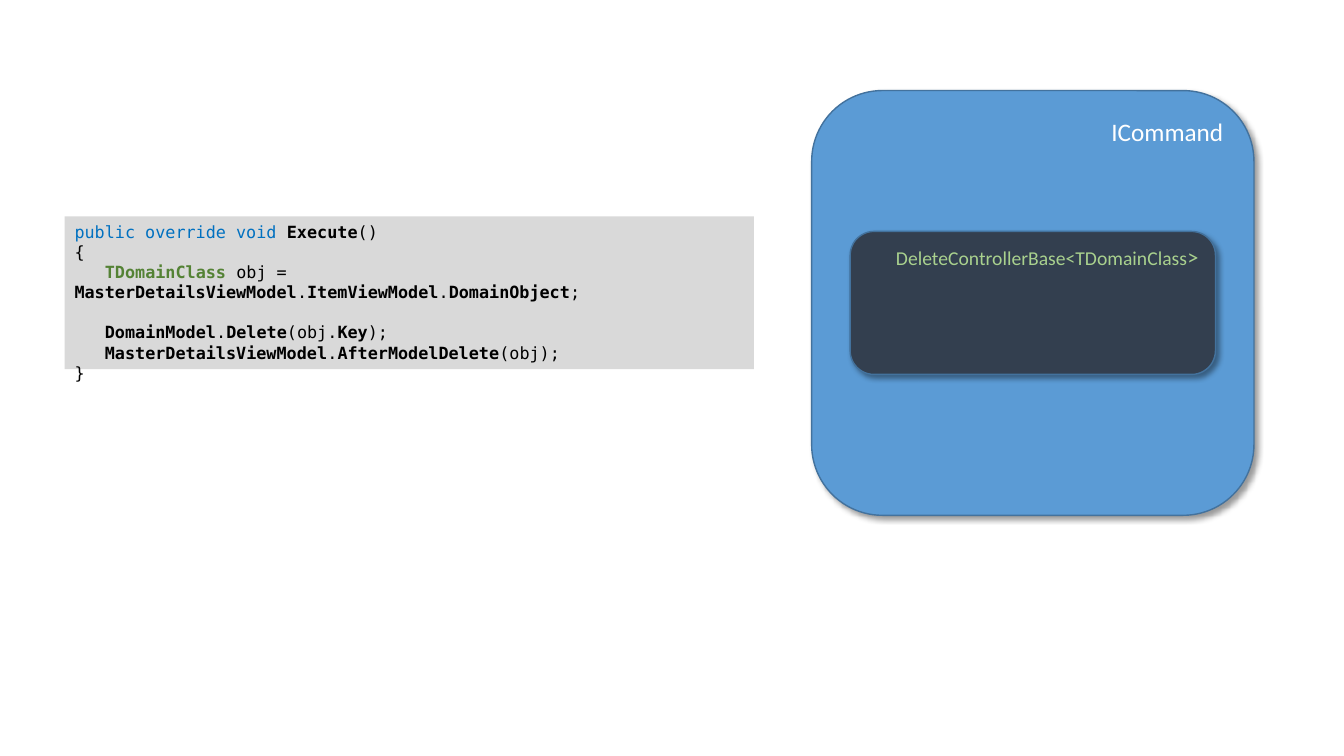
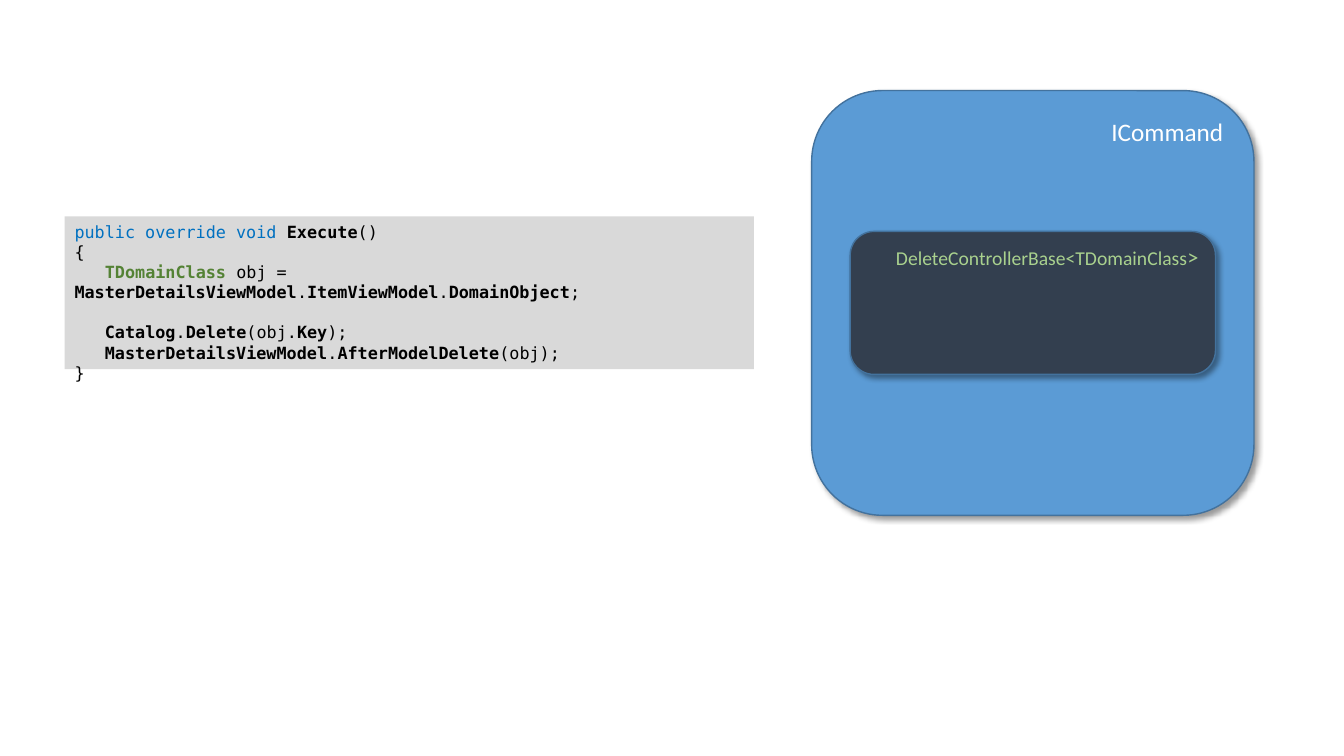
Before and after one commit to perl-easj/MVVMStarter, a slide deck: slide 64 of MVVMStarter/Presentation/MVVMStarter Oversigt.pptx (slide 63 before the commit). Drawn at 1344x756 pixels with LibreOffice and Linux fonts; fonts in the diff are those of the drawing. Boxes give left, top, right and bottom in pixels: in the first picture for what was removed or moved away, otherwise in the second. Text is boxed around its words. In the diff, an @@ line names an element or a change of style, - is before the commit and + after.

Commit message:
Updated DomainModel->Catalog, added section on Filters

```diff
--- a/MVVMStarter/Presentation/MVVMStarter Oversigt.pptx
+++ b/MVVMStarter/Presentation/MVVMStarter Oversigt.pptx
@@ text in rectangle at <box>105,325,348,342</box>: text changed @@
-DomainModel.Delete(obj.Key);
+Catalog.Delete(obj.Key);
```
Also in this commit, not shown: 16 other slides changed, 6 slides added.
